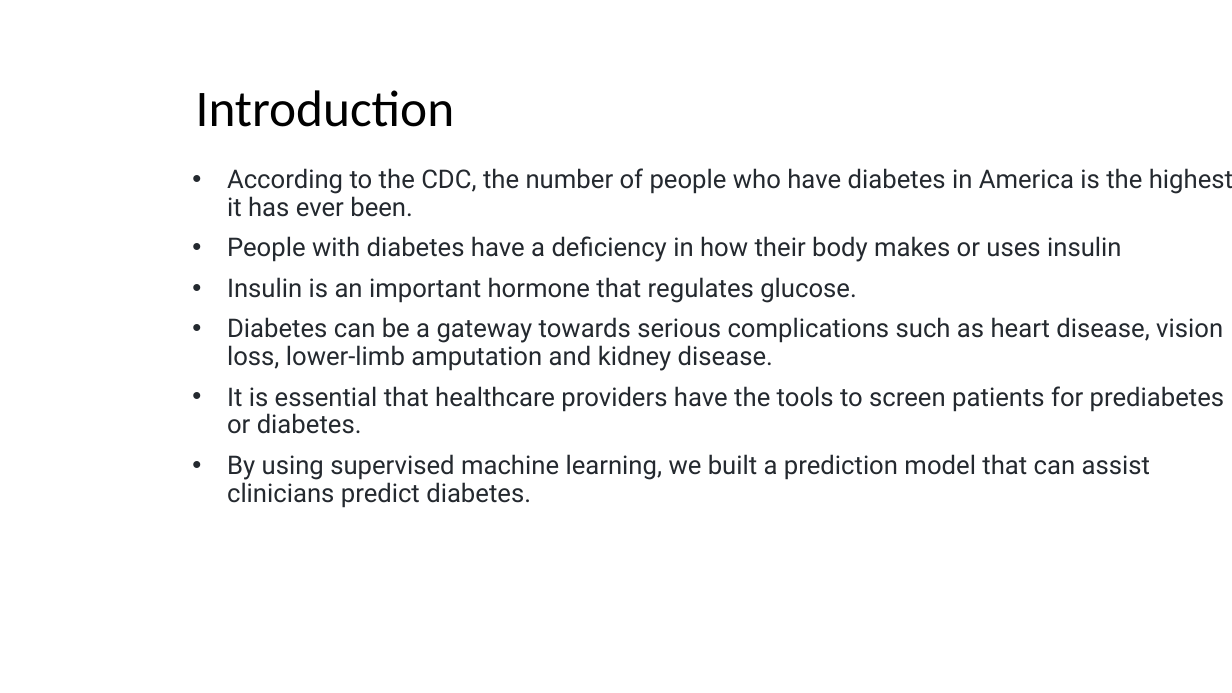
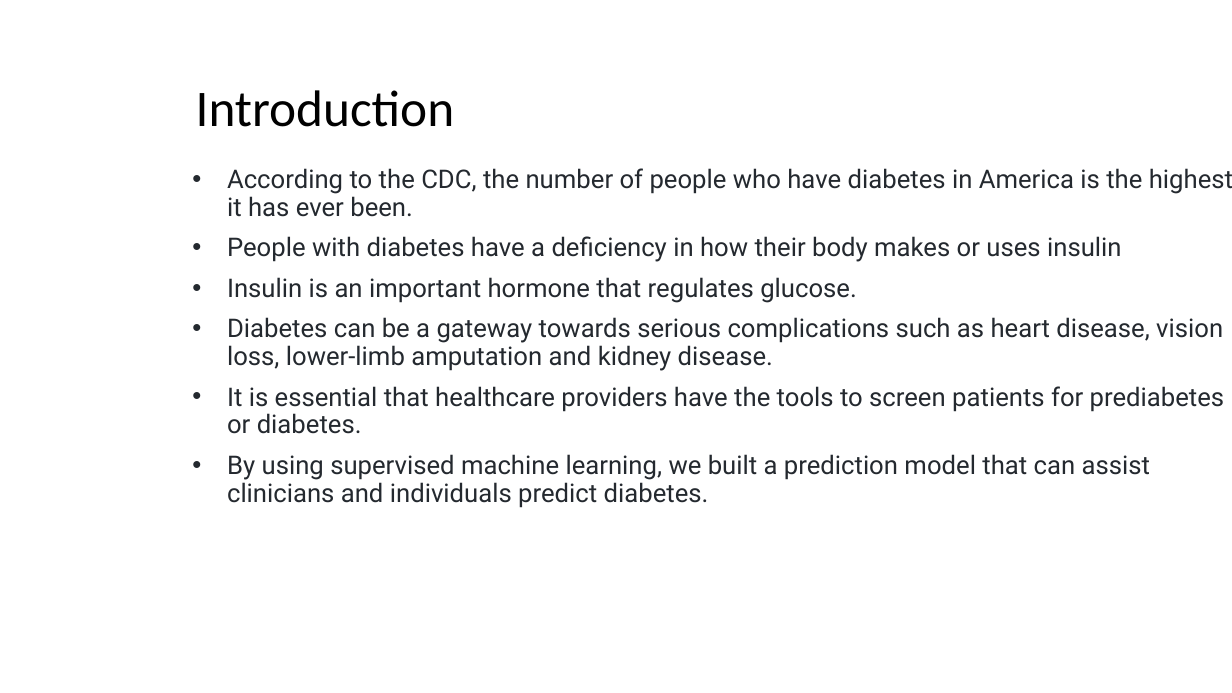
Before and after one commit to Isabel-gt/Final_Project, a slide deck: slide 2 of Diabetes_Predictions.pptx. Drawn at 1232x693 pixels with LibreOffice and Linux fonts; fonts in the diff are those of the drawing; background and template pictures are left out. Boxes give left, top, right and bottom in pixels: in the first picture for what was removed or moved away, otherwise in the second. Text is boxed around its words. In the diff, an @@ line names an element or a change of style, - is before the commit and + after.

```diff
--- a/Diabetes_Predictions.pptx
+++ b/Diabetes_Predictions.pptx
@@ subtitle at bbox=[227, 454, 1150, 508]: text changed @@
-• By using supervised machine learning, we built a prediction model that can assist clinicians predict diabetes.
+• By using supervised machine learning, we built a prediction model that can assist clinicians and individuals predict diabetes.
```
Also in this commit, not shown: 24 other slides changed, 1 slide added, 1 slide removed.
